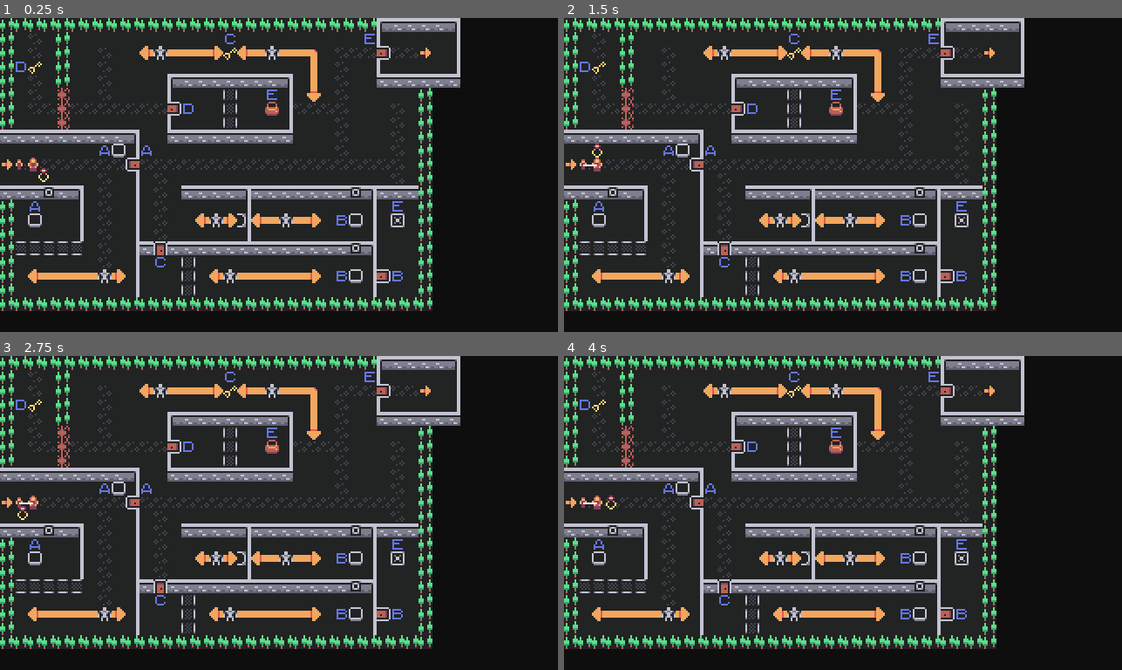
Above: before the commit, frames 1-4 (two rows, left to right).
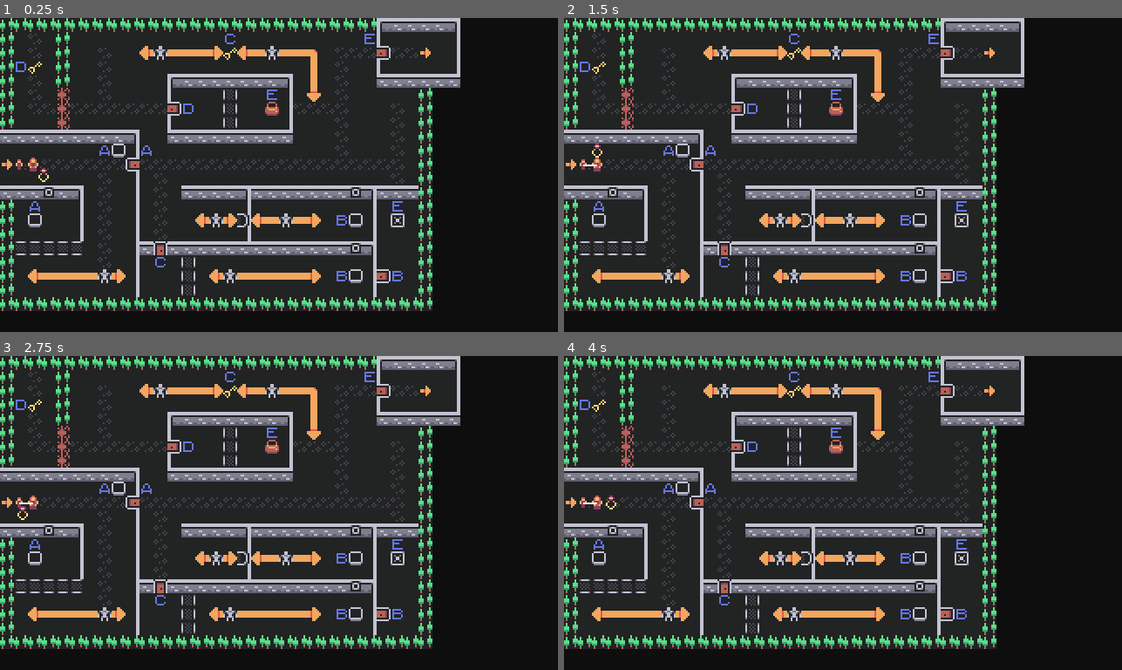
Above: after the commit, the same moments.

Repository: xphere/moonwitches
Game: Godot game, scene res://Game.tscn
Same seed, same stepped clock (60 frames per second), same inputs: the game is played once before the commit and once after it. The project has no main scene, so this scene is started directly.
Inputs:
- Up to frame 1 (0.25 s): no input
- Up to frame 2 (1.5 s): hold G (change_group) 0.53-1.28 s; hold Space (pass_scepter) 0.53-1.28 s; tap Enter at 1.25 s; tap Space (pass_scepter) at 1.35 s
- Up to frame 3 (2.75 s): tap Space (pass_scepter) at 2 s; hold G (change_group) from 2.03 s (still down); hold Space (pass_scepter) from 2.03 s (still down)
- Up to frame 4 (4 s): release Space (pass_scepter) at 2.78 s; tap Space (pass_scepter) at 2.85 s; tap Enter at 3.5 s; release G (change_group) at 3.53 s; hold Space (pass_scepter) from 3.53 s (still down)

The runs differ from the first frame. In frame 1, 0.3% of the frame differs, in the area x 33-45%, y 22-89%; in frame 2, 0.3%; in frame 3, 0.3%; in frame 4, 0.3%.

Commit message:
mechanics for gap, crawl space and passing

Diff:
--- /dev/null
+++ b/CrawlSpace.tscn
@@ -0,0 +1,23 @@
+[gd_scene load_steps=4 format=2]
+
+[ext_resource path="res://prototype.png" type="Texture" id=1]
+
+[sub_resource type="AtlasTexture" id=1]
+atlas = ExtResource( 1 )
+region = Rect2( 18, 18, 8, 8 )
+
+[sub_resource type="RectangleShape2D" id=2]
+extents = Vector2( 4, 4 )
+
+[node name="CrawlSpace" type="StaticBody2D"]
+collision_mask = 10
+
+[node name="Sprite" type="Sprite" parent="."]
+position = Vector2( 4, 4 )
+texture = SubResource( 1 )
+centered = false
+offset = Vector2( -4, -4 )
+
+[node name="Collision" type="CollisionShape2D" parent="."]
+position = Vector2( 4, 4 )
+shape = SubResource( 2 )
--- a/Game.tscn
+++ b/Game.tscn
@@ -7,6 +7,7 @@
 [ext_resource path="res://FollowMentor.gd" type="Script" id=5]
 [ext_resource path="res://Follower.gd" type="Script" id=6]
 [ext_resource path="res://Group.gd" type="Script" id=7]
+[ext_resource path="res://Mechanics.gd" type="Script" id=8]
 
 [sub_resource type="ConvexPolygonShape2D" id=1]
 points = PoolVector2Array( 8, 8, 0, 8, 0, 0, 8, 0 )
@@ -26,19 +27,19 @@
 [sub_resource type="ConvexPolygonShape2D" id=6]
 points = PoolVector2Array( 8, 8, 1, 8, 1, 0, 8, 0 )
 
+[sub_resource type="ConvexPolygonShape2D" id=7]
+points = PoolVector2Array( 8, 8, 0, 8, 0, 0, 8, 0 )
+
+[sub_resource type="ConvexPolygonShape2D" id=8]
+points = PoolVector2Array( 8, 8, 0, 8, 0, 0, 8, 0 )
+
 [sub_resource type="ConvexPolygonShape2D" id=9]
 points = PoolVector2Array( 8, 8, 0, 8, 0, 0, 8, 0 )
 
 [sub_resource type="ConvexPolygonShape2D" id=10]
 points = PoolVector2Array( 8, 8, 0, 8, 0, 0, 8, 0 )
 
-[sub_resource type="ConvexPolygonShape2D" id=11]
-points = PoolVector2Array( 8, 8, 0, 8, 0, 0, 8, 0 )
-
-[sub_resource type="ConvexPolygonShape2D" id=14]
-points = PoolVector2Array( 8, 8, 0, 8, 0, 0, 8, 0 )
-
-[sub_resource type="TileSet" id=12]
+[sub_resource type="TileSet" id=11]
 0/name = "prototype.png 0"
 0/texture = ExtResource( 1 )
 0/tex_offset = Vector2( 0, 0 )
@@ -99,33 +100,133 @@
 "autotile_coord": Vector2( 10, 0 ),
 "one_way": false,
 "one_way_margin": 1.0,
+"shape": SubResource( 7 ),
+"shape_transform": Transform2D( 1, 0, 0, 1, 0, 0 )
+}, {
+"autotile_coord": Vector2( 3, 1 ),
+"one_way": false,
+"one_way_margin": 1.0,
+"shape": SubResource( 8 ),
+"shape_transform": Transform2D( 1, 0, 0, 1, 0, 0 )
+}, {
+"autotile_coord": Vector2( 0, 1 ),
+"one_way": false,
+"one_way_margin": 1.0,
 "shape": SubResource( 9 ),
 "shape_transform": Transform2D( 1, 0, 0, 1, 0, 0 )
 }, {
-"autotile_coord": Vector2( 3, 1 ),
+"autotile_coord": Vector2( 1, 0 ),
 "one_way": false,
 "one_way_margin": 1.0,
 "shape": SubResource( 10 ),
-"shape_transform": Transform2D( 1, 0, 0, 1, 0, 0 )
-}, {
-"autotile_coord": Vector2( 0, 1 ),
-"one_way": false,
-"one_way_margin": 1.0,
-"shape": SubResource( 11 ),
-"shape_transform": Transform2D( 1, 0, 0, 1, 0, 0 )
-}, {
-"autotile_coord": Vector2( 1, 0 ),
-"one_way": false,
-"one_way_margin": 1.0,
-"shape": SubResource( 14 ),
 "shape_transform": Transform2D( 1, 0, 0, 1, 0, 0 )
 } ]
 0/z_index = 0
 
+[sub_resource type="TileSet" id=12]
+0/name = "Door"
+0/texture = ExtResource( 1 )
+0/tex_offset = Vector2( 0, 0 )
+0/modulate = Color( 1, 1, 1, 1 )
+0/region = Rect2( 36, 18, 8, 8 )
+0/tile_mode = 0
+0/occluder_offset = Vector2( 0, 0 )
+0/navigation_offset = Vector2( 0, 0 )
+0/shape_offset = Vector2( 0, 0 )
+0/shape_transform = Transform2D( 1, 0, 0, 1, 0, 0 )
+0/shape_one_way = false
+0/shape_one_way_margin = 0.0
+0/shapes = [  ]
+0/z_index = 0
+1/name = "Passing"
+1/texture = ExtResource( 1 )
+1/tex_offset = Vector2( 0, 0 )
+1/modulate = Color( 1, 1, 1, 1 )
+1/region = Rect2( 9, 18, 8, 8 )
+1/tile_mode = 0
+1/occluder_offset = Vector2( 0, 0 )
+1/navigation_offset = Vector2( 0, 0 )
+1/shape_offset = Vector2( 0, 0 )
+1/shape_transform = Transform2D( 1, 0, 0, 1, 0, 0 )
+1/shape_one_way = false
+1/shape_one_way_margin = 0.0
+1/shapes = [  ]
+1/z_index = 0
+2/name = "Crawl Space"
+2/texture = ExtResource( 1 )
+2/tex_offset = Vector2( 0, 0 )
+2/modulate = Color( 1, 1, 1, 1 )
+2/region = Rect2( 18, 0, 8, 8 )
+2/tile_mode = 0
+2/occluder_offset = Vector2( 0, 0 )
+2/navigation_offset = Vector2( 0, 0 )
+2/shape_offset = Vector2( 0, 0 )
+2/shape_transform = Transform2D( 1, 0, 0, 1, 0, 0 )
+2/shape_one_way = false
+2/shape_one_way_margin = 0.0
+2/shapes = [  ]
+2/z_index = 0
+3/name = "Key"
+3/texture = ExtResource( 1 )
+3/tex_offset = Vector2( 0, 0 )
+3/modulate = Color( 1, 1, 1, 1 )
+3/region = Rect2( 90, 45, 8, 8 )
+3/tile_mode = 0
+3/occluder_offset = Vector2( 0, 0 )
+3/navigation_offset = Vector2( 0, 0 )
+3/shape_offset = Vector2( 0, 0 )
+3/shape_transform = Transform2D( 1, 0, 0, 1, 0, 0 )
+3/shape_one_way = false
+3/shape_one_way_margin = 0.0
+3/shapes = [  ]
+3/z_index = 0
+4/name = "Gap"
+4/texture = ExtResource( 1 )
+4/tex_offset = Vector2( 0, 0 )
+4/modulate = Color( 1, 1, 1, 1 )
+4/region = Rect2( 117, 27, 8, 8 )
+4/tile_mode = 0
+4/occluder_offset = Vector2( 0, 0 )
+4/navigation_offset = Vector2( 0, 0 )
+4/shape_offset = Vector2( 0, 0 )
+4/shape_transform = Transform2D( 1, 0, 0, 1, 0, 0 )
+4/shape_one_way = false
+4/shape_one_way_margin = 0.0
+4/shapes = [  ]
+4/z_index = 0
+5/name = "Pressure Plate"
+5/texture = ExtResource( 1 )
+5/tex_offset = Vector2( 0, 0 )
+5/modulate = Color( 1, 1, 1, 1 )
+5/region = Rect2( 18, 9, 8, 8 )
+5/tile_mode = 0
+5/occluder_offset = Vector2( 0, 0 )
+5/navigation_offset = Vector2( 0, 0 )
+5/shape_offset = Vector2( 0, 0 )
+5/shape_transform = Transform2D( 1, 0, 0, 1, 0, 0 )
+5/shape_one_way = false
+5/shape_one_way_margin = 0.0
+5/shapes = [  ]
+5/z_index = 0
+6/name = "Button"
+6/texture = ExtResource( 1 )
+6/tex_offset = Vector2( 0, 0 )
+6/modulate = Color( 1, 1, 1, 1 )
+6/region = Rect2( 18, 54, 8, 8 )
+6/tile_mode = 0
+6/occluder_offset = Vector2( 0, 0 )
+6/navigation_offset = Vector2( 0, 0 )
+6/shape_offset = Vector2( 0, 0 )
+6/shape_transform = Transform2D( 1, 0, 0, 1, 0, 0 )
+6/shape_one_way = false
+6/shape_one_way_margin = 0.0
+6/shapes = [  ]
+6/z_index = 0
+
 [sub_resource type="CircleShape2D" id=13]
 radius = 3.0
 
-[sub_resource type="CircleShape2D" id=15]
+[sub_resource type="CircleShape2D" id=14]
 radius = 2.0
 
 [node name="Map" type="Node2D"]
@@ -133,28 +234,52 @@
 [node name="Level" type="TileMap" parent="." groups=[
 "level",
 ]]
-tile_set = SubResource( 12 )
+tile_set = SubResource( 11 )
 cell_size = Vector2( 8, 8 )
+collision_mask = 14
 format = 1
 tile_data = PoolIntArray( 0, 0, 327686, 1, 0, 327686, 2, 0, 327686, 3, 0, 327686, 4, 0, 327686, 5, 0, 327686, 6, 0, 327 …(12468 unchanged characters)…
 
-[node name="Hints" type="TileMap" parent="."]
+[node name="Mechanics" type="TileMap" parent="." groups=[
+"level",
+]]
 tile_set = SubResource( 12 )
 cell_size = Vector2( 8, 8 )
 collision_layer = 0
 collision_mask = 0
 format = 1
+tile_data = PoolIntArray( 327696, -1610612732, 0, 393232, -1610612732, 0, 458768, -1610612732, 0, 786435, 1, 0, 786457, 1, 0, 917521, -1610612734, 0, 1048577, 4, 0, 1048578, 4, 0, 1048579, 4, 0, 1048580, 4, 0, 1048581, 4, 0, 1048601, 1, 0, 1114125, -1610612732, 0, 1179661, -1610612732, 0, 1245197, -1610612732, 0 )
+script = ExtResource( 8 )
+level = NodePath("../Level")
+
+[node name="Gap" parent="Mechanics" instance_placeholder="res://Gap.tscn"]
+visible = false
+
+[node name="Crawl Space" parent="Mechanics" instance_placeholder="res://CrawlSpace.tscn"]
+visible = false
+
+[node name="Passing" parent="Mechanics" instance_placeholder="res://Passing.tscn"]
+visible = false
+
+[node name="Hints" type="TileMap" parent="."]
+tile_set = SubResource( 11 )
+cell_size = Vector2( 8, 8 )
+collision_layer = 0
+collision_mask = 0
+format = 1
 tile_data = PoolIntArray( 65552, 0, 458765, 65562, 0, 524300, 196609, 0, 524299, 327699, 0, 524300, 393229, 0, 524299, 589831, 0, 458763, 589834, 0, 458763, 851970, 0, 458763, 851996, 0, 524300, 917528, 0, 458764, 1114123, 0, 458765, 1179672, 0, 458764, 1179676, 0, 458764 )
 
 [node name="Group" type="Node" parent="."]
 script = ExtResource( 7 )
 together = true
+mask = 1
 
 [node name="Mentor" type="KinematicBody2D" parent="Group" groups=[
 "protagonist",
 ]]
 position = Vector2( 19, 84 )
 collision_layer = 2
+collision_mask = 0
 script = ExtResource( 2 )
 max_speed = 1800.0
 controller = NodePath("Input")
@@ -194,7 +319,8 @@
 "protagonist",
 ]]
 position = Vector2( 11, 84 )
-collision_layer = 2
+collision_layer = 4
+collision_mask = 0
 script = ExtResource( 2 )
 controller = NodePath("Input")
 
--- /dev/null
+++ b/Gap.tscn
@@ -0,0 +1,23 @@
+[gd_scene load_steps=4 format=2]
+
+[ext_resource path="res://prototype.png" type="Texture" id=1]
+
+[sub_resource type="AtlasTexture" id=1]
+atlas = ExtResource( 1 )
+region = Rect2( 117, 27, 8, 8 )
+
+[sub_resource type="RectangleShape2D" id=2]
+extents = Vector2( 4, 4 )
+
+[node name="Gap" type="StaticBody2D"]
+collision_mask = 12
+
+[node name="Sprite" type="Sprite" parent="."]
+position = Vector2( 4, 4 )
+texture = SubResource( 1 )
+centered = false
+offset = Vector2( -4, -4 )
+
+[node name="Collision" type="CollisionShape2D" parent="."]
+position = Vector2( 4, 4 )
+shape = SubResource( 2 )
--- a/Group.gd
+++ b/Group.gd
@@ -3,6 +3,7 @@
 const GROUP_DISTANCE := 24.0
 
 export(bool) var together := false
+export(int, LAYERS_2D_PHYSICS) var mask
 
 
 func _ready() -> void:
@@ -11,6 +12,7 @@
 
 func set_together(value: bool) -> void:
 	together = value
+	$Mentor.collision_mask = ($Mentor.collision_mask | mask) if value else ($Mentor.collision_mask ^ mask)
 	$Mentor.set_speed(
 		$Pupil.max_speed if together else $Mentor.max_speed
 	)
--- /dev/null
+++ b/Mechanics.gd
@@ -0,0 +1,39 @@
+extends TileMap
+
+export(NodePath) var level
+
+
+func _ready() -> void:
+	var _level := get_node(level) as TileMap
+
+	for cell in get_used_cells():
+		var tile_index := get_cellv(cell)
+		var tile_name := tile_set.tile_get_name(tile_index)
+		if not has_node(tile_name):
+			print("Can't find node for tile name %s" % tile_name)
+			continue
+
+		var placeholder := get_node(tile_name) as InstancePlaceholder
+		if not placeholder:
+			print("Can't find placeholder for tile name %s" % tile_name)
+			continue
+
+		# Clear this cell in the top level
+		if _level:
+			_level.set_cellv(cell, INVALID_CELL)
+
+		var node := placeholder.create_instance(false) as Node2D
+		node.position = map_to_world(cell)
+		node.visible = true
+
+		if is_cell_transposed(cell.x, cell.y):
+			node.get_node("Sprite").rotation_degrees = 90.0
+		if is_cell_x_flipped(cell.x, cell.y):
+			(node.get_node("Sprite") as Sprite).flip_h = true
+		if is_cell_y_flipped(cell.x, cell.y):
+			(node.get_node("Sprite") as Sprite).flip_v = true
+
+		remove_child(node)
+		_level.add_child(node)
+
+	queue_free()
--- /dev/null
+++ b/Passing.tscn
@@ -0,0 +1,24 @@
+[gd_scene load_steps=4 format=2]
+
+[ext_resource path="res://prototype.png" type="Texture" id=1]
+
+[sub_resource type="AtlasTexture" id=1]
+atlas = ExtResource( 1 )
+region = Rect2( 9, 18, 8, 8 )
+
+[sub_resource type="RectangleShape2D" id=2]
+extents = Vector2( 4, 4 )
+
+[node name="Passing" type="StaticBody2D"]
+collision_layer = 0
+collision_mask = 14
+
+[node name="Sprite" type="Sprite" parent="."]
+position = Vector2( 4, 4 )
+texture = SubResource( 1 )
+centered = false
+offset = Vector2( -4, -4 )
+
+[node name="Collision" type="CollisionShape2D" parent="."]
+position = Vector2( 4, 4 )
+shape = SubResource( 2 )
--- a/project.godot
+++ b/project.godot
@@ -121,7 +121,9 @@
 [layer_names]
 
 2d_physics/layer_1="Wall"
-2d_physics/layer_2="Character"
+2d_physics/layer_2="Mentor"
+2d_physics/layer_3="Pupil"
+2d_physics/layer_4="Enemy"
 
 [rendering]
 
Not shown: 2 places in Game.tscn that only renumber resources
